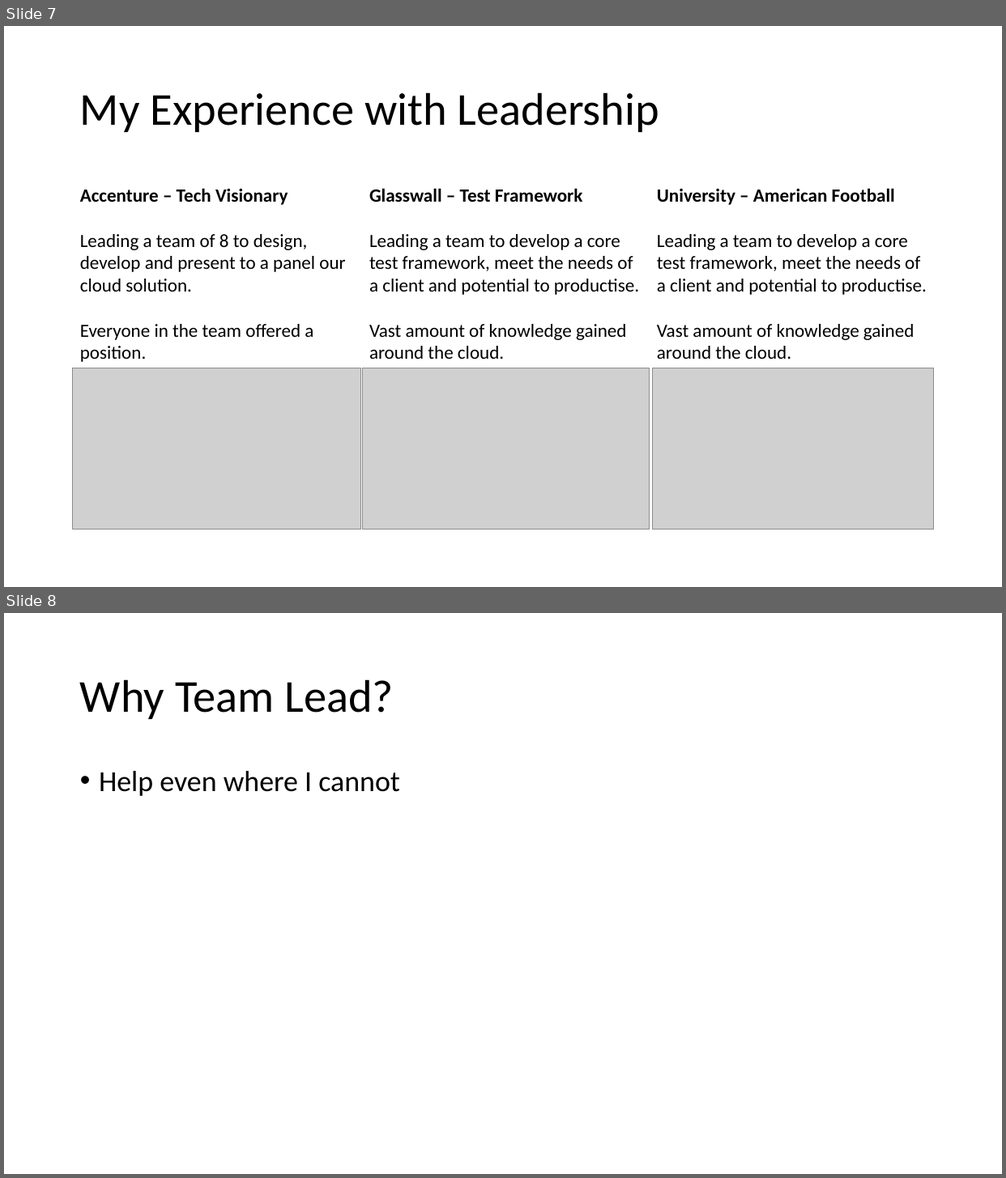
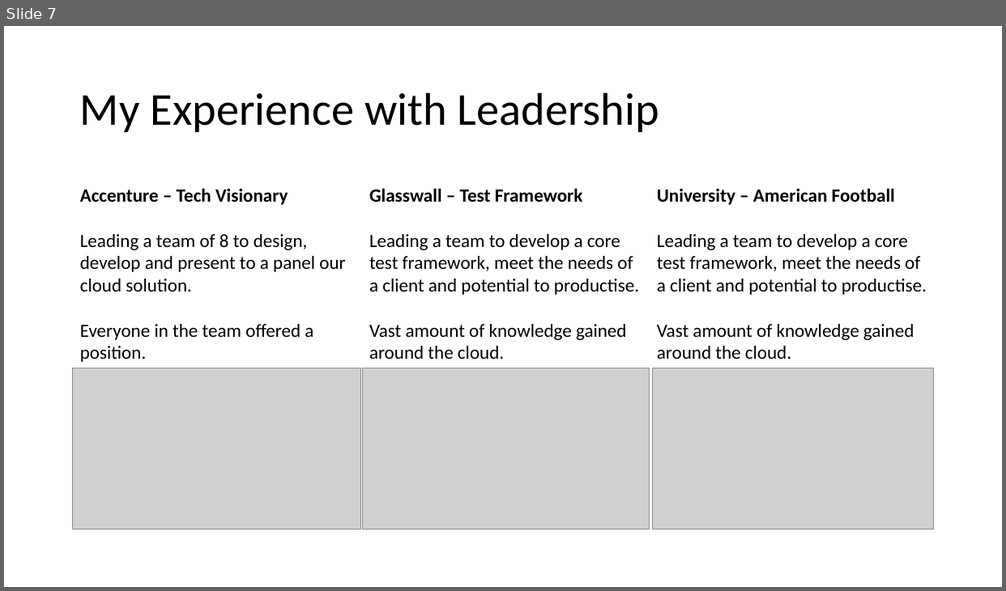
Before and after one commit to tpilvelis-gw/tomas-pilvelis-development-lead-application, a slide deck: about_me.pptx. Shown one above the other, each under a label of ours: slides 7 and 8 before the commit, slide 7 after it. The pictures are 1006x1178 and 1006x591 pixels, drawn with LibreOffice and Linux fonts; fonts in the diff are those of the drawing; grey boxes stand for pictures. Boxes give left, top, right and bottom in pixels: in the first picture for what was removed or moved away, otherwise in the second. Text is boxed around its words. In the diff, an @@ line names an element or a change of style, - is before the commit and + after.

```diff
--- a/about_me.pptx
+++ b/about_me.pptx
@@ slide 8 removed at (x1=4, y1=613, x2=1002, y2=1174), background #FFFFFF @@
@@ title removed at (x1=80, y1=679, x2=394, y2=719) @@
-Why Team Lead?
@@ text removed at (x1=99, y1=771, x2=400, y2=796) @@
-• Help even where I cannot
```
Also in this commit, not shown: 6 slides changed.
